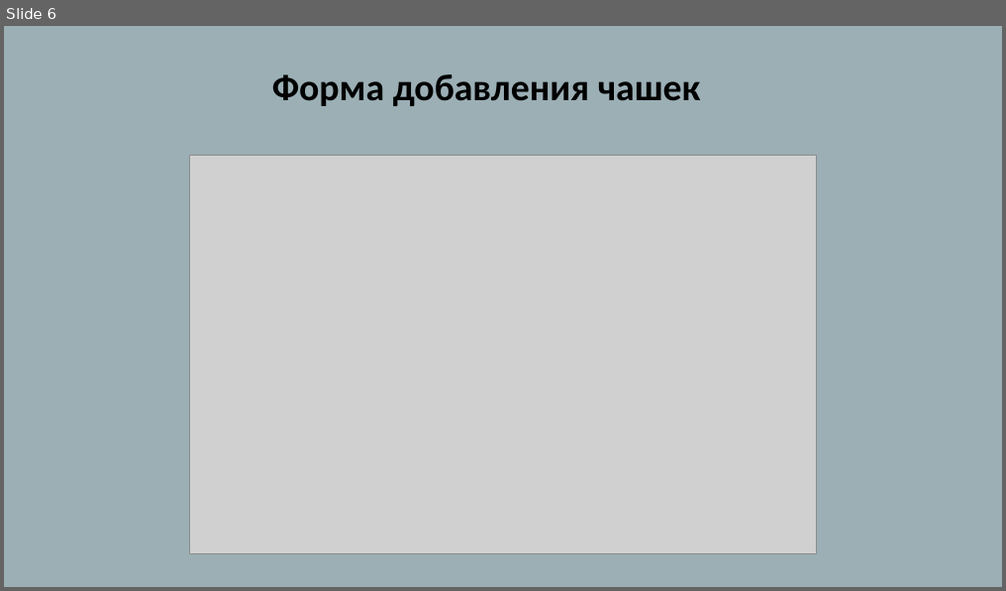
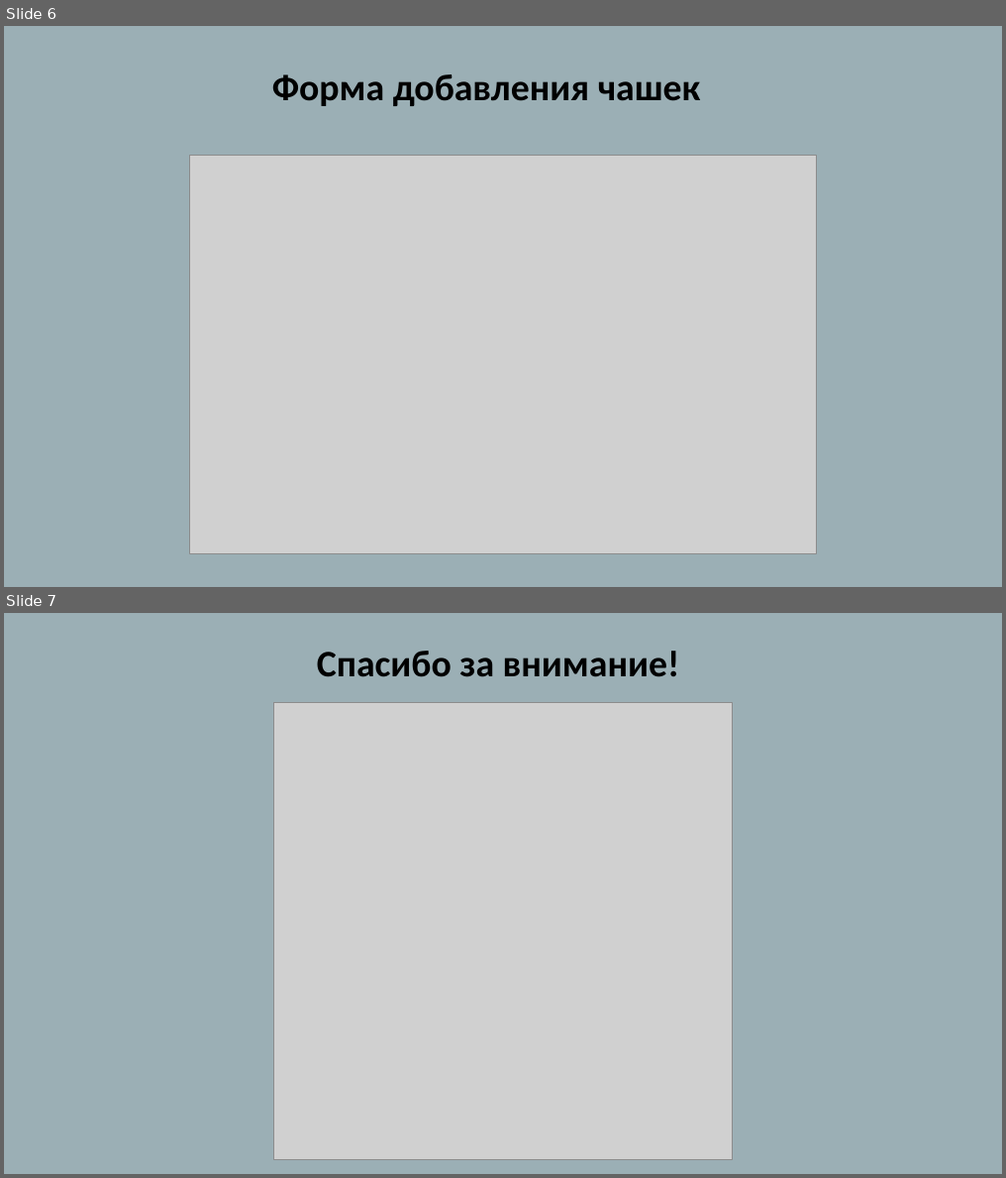
Before and after one commit to yaroslavasrf/website_planet_oksp, a slide deck: Магазин чашек.pptm. Shown one above the other, each under a label of ours: slide 6 before the commit, slides 6 and 7 after it. The pictures are 1006x591 and 1006x1178 pixels, drawn with LibreOffice and Linux fonts; fonts in the diff are those of the drawing; grey boxes stand for pictures. Boxes give left, top, right and bottom in pixels: in the first picture for what was removed or moved away, otherwise in the second. Text is boxed around its words. In the diff, an @@ line names an element or a change of style, - is before the commit and + after.

Commit message:
add 20
add 20

```diff
--- a/Магазин чашек.pptm
+++ b/Магазин чашек.pptm
@@ slide 7 added at bbox=[4, 613, 1002, 1174], background #9BAFB5 @@
@@ text added at bbox=[317, 651, 680, 677], 36 pt, text #000000, bold @@
+Спасибо за внимание!
@@ picture added at bbox=[274, 703, 733, 1161] @@
```
Also in this commit, not shown: 1 slide removed.
